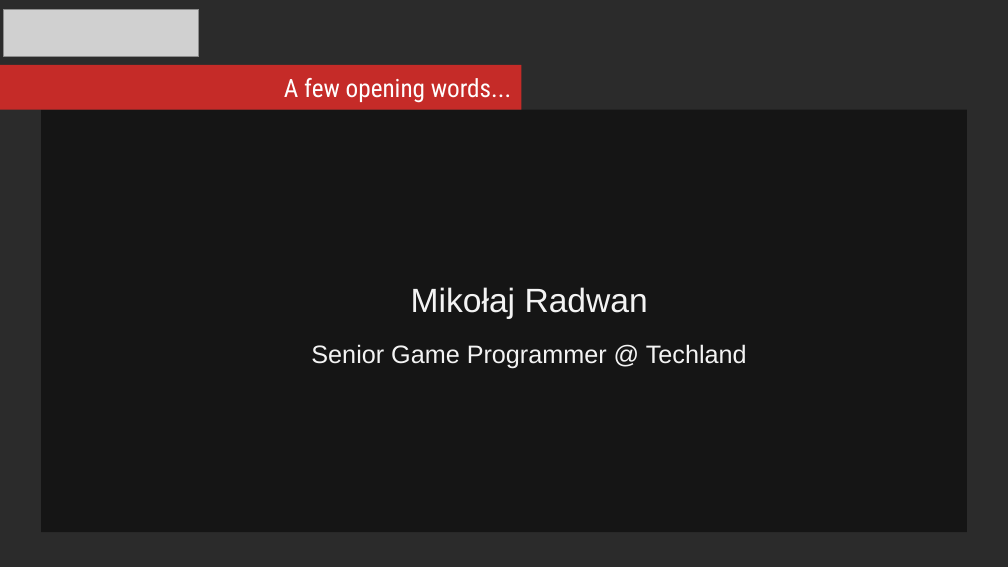
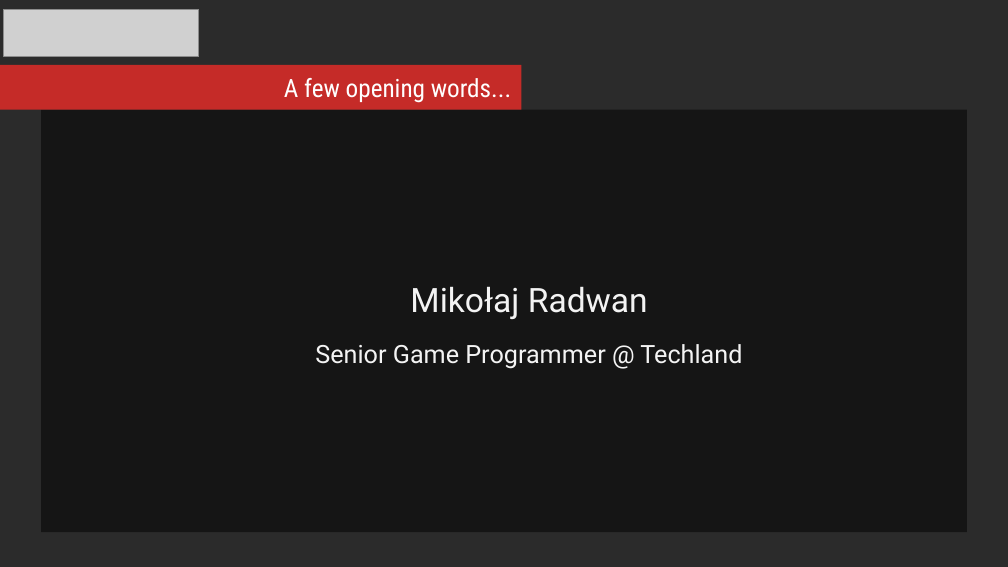
Before and after one commit to mikosz/type-safety, a slide deck: slide 2 of ask-not-what-you-can-do-for-the-compiler.odp. Drawn at 1008x567 pixels with LibreOffice and Linux fonts; fonts in the diff are those of the drawing; grey boxes stand for pictures; background and template pictures are left out; a plain dark background stands for a picture behind light text. Boxes give left, top, right and bottom in pixels: in the first picture for what was removed or moved away, otherwise in the second. Text is boxed around its words. In the diff, an @@ line names an element or a change of style, - is before the commit and + after.

```diff
--- a/ask-not-what-you-can-do-for-the-compiler.odp
+++ b/ask-not-what-you-can-do-for-the-compiler.odp
@@ rectangle "Mikołaj Radwan" at (x1=41, y1=110, x2=967, y2=532): font Arial to Roboto @@
```
Also in this commit, not shown: 2 other slides changed, 1 other file.
